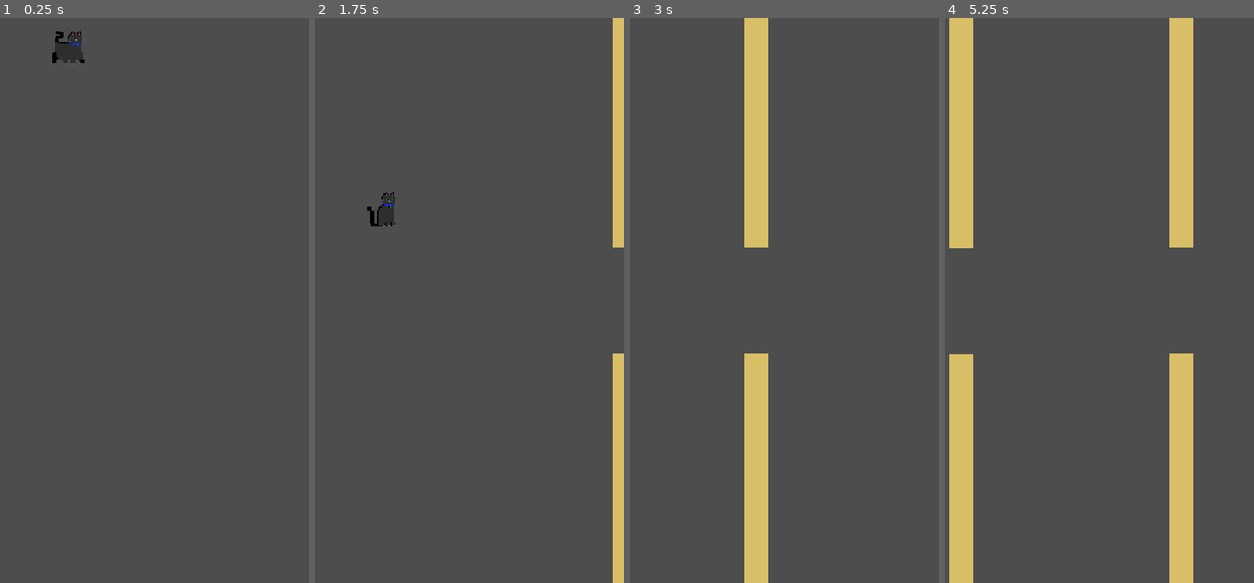
Above: before the commit, frames 1-4 (left to right).
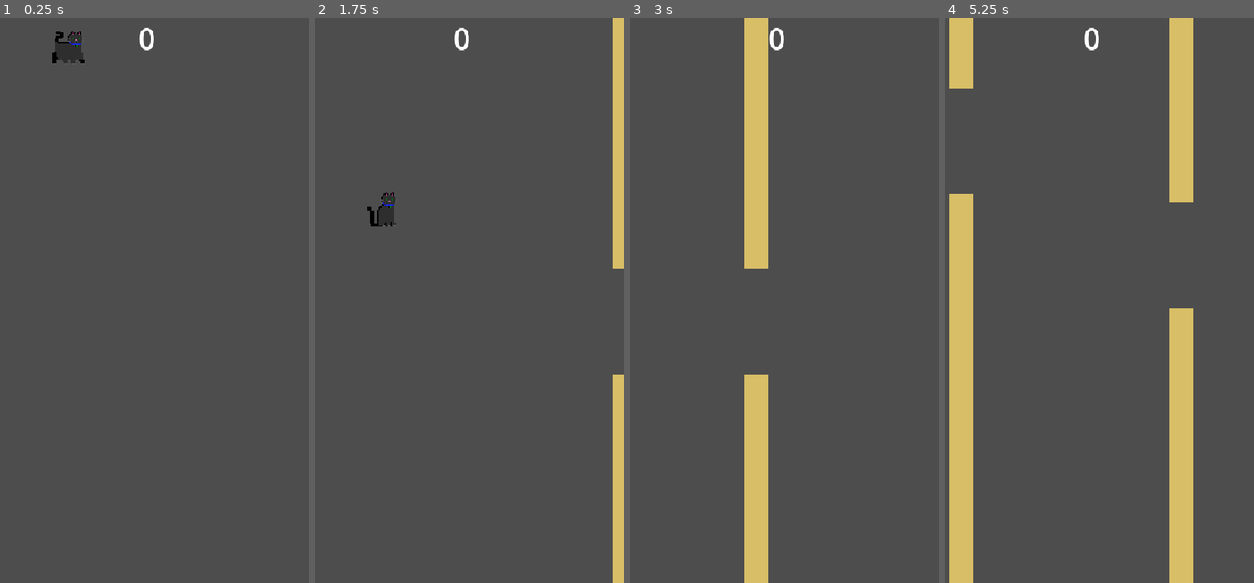
Above: after the commit, the same moments.

Repository: hicks017/Jumping-Jack-Cat
Game: Godot game, scene res://scenes/main.tscn
Same seed, same stepped clock (60 frames per second), same inputs: the game is played once before the commit and once after it.
Inputs:
- Up to frame 1 (0.25 s): no input
- Up to frame 2 (1.75 s): tap Space (jump) at 0.77, 1.52 s
- Up to frame 3 (3 s): no input
- Up to frame 4 (5.25 s): tap Space (jump) at 3.02, 3.77, 4.52 s

The runs differ from the first frame. In frame 1, 0.1% of the frame differs, in the area x 44-50%, y 1-6%; in frame 2, 0.4%; in frame 3, 0.7%; in frame 4, 4.2%, in the area x 1-81%, y 1-60%.

Commit message:
Add score label

Diff:
--- a/scenes/main.tscn
+++ b/scenes/main.tscn
@@ -15,4 +15,18 @@
 wait_time = 1.5
 autostart = true
 
+[node name="CanvasLayer" type="CanvasLayer" parent="." unique_id=1455043668]
+
+[node name="ScoreLabel" type="Label" parent="CanvasLayer" unique_id=1510532361]
+unique_name_in_owner = true
+anchors_preset = 5
+anchor_left = 0.5
+anchor_right = 0.5
+offset_left = -20.0
+offset_right = 20.0
+offset_bottom = 23.0
+grow_horizontal = 2
+theme_override_font_sizes/font_size = 50
+text = "100"
+
 [connection signal="timeout" from="Timer" to="." method="_on_timer_timeout"]
--- a/scripts/main.gd
+++ b/scripts/main.gd
@@ -2,11 +2,21 @@
 
 @export var pair_scene: PackedScene
 @export var spawn_x: float = 600.0
-@export var min_y: float = 481.0
-@export var max_y: float = 479.0
+@export var min_y: float = 190.0
+@export var max_y: float = 770.0
+
+@onready var score_label: Label = %ScoreLabel
+
+var score := 0
+
+
+func _ready() -> void:
+	score_label.text = str(score)
+	assert(pair_scene != null, "Assign pair_scene in the Inspector")
+
 
 func _on_timer_timeout() -> void:
-	var pair := pair_scene.instantiate() as Node2D
+	var pair := pair_scene.instantiate() as ObjectPair
 	pair.position = Vector2(spawn_x, randf_range(min_y, max_y))
 	pair.scored.connect(_on_pair_scored)
 	pair.hit_player.connect(_on_pair_hit_player)
@@ -14,11 +24,9 @@
 
 
 func _on_pair_scored() -> void:
-	print("scored")
+	score += 1
+	score_label.text = str(score)
 
 
 func _on_pair_hit_player() -> void:
 	print("hit")
-
-func _ready() -> void:
-	assert(pair_scene != null, "Assign pair_scene in the Inspector")
--- a/scripts/object_pair.gd
+++ b/scripts/object_pair.gd
@@ -1,3 +1,4 @@
+class_name ObjectPair
 extends Node2D
 
 signal scored
